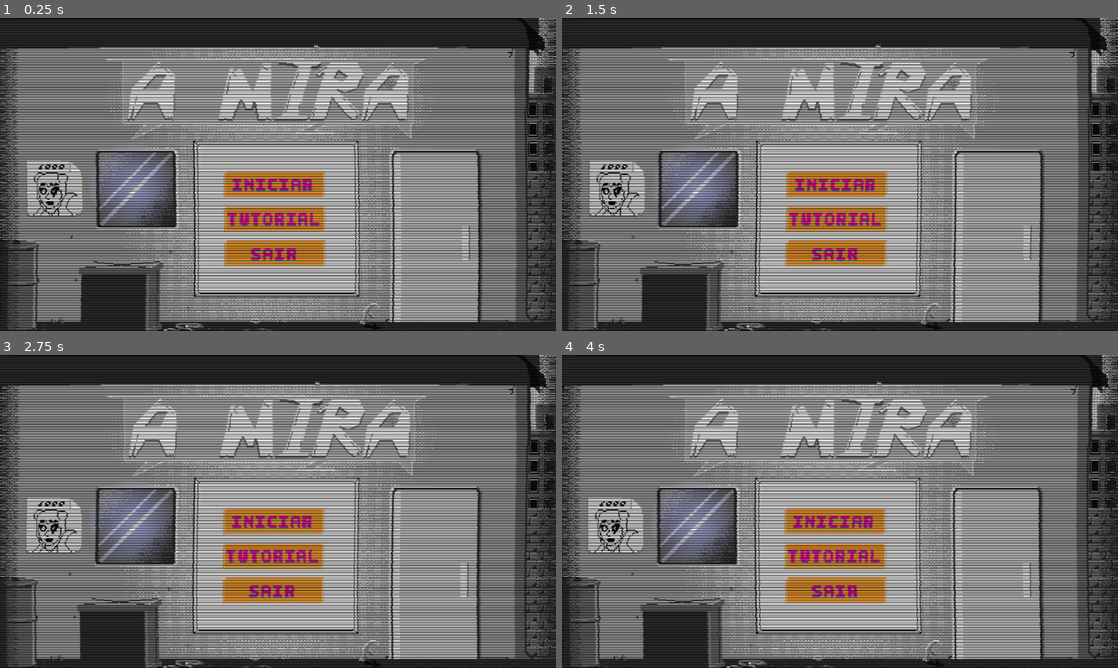
Above: before the commit, frames 1-4 (two rows, left to right).
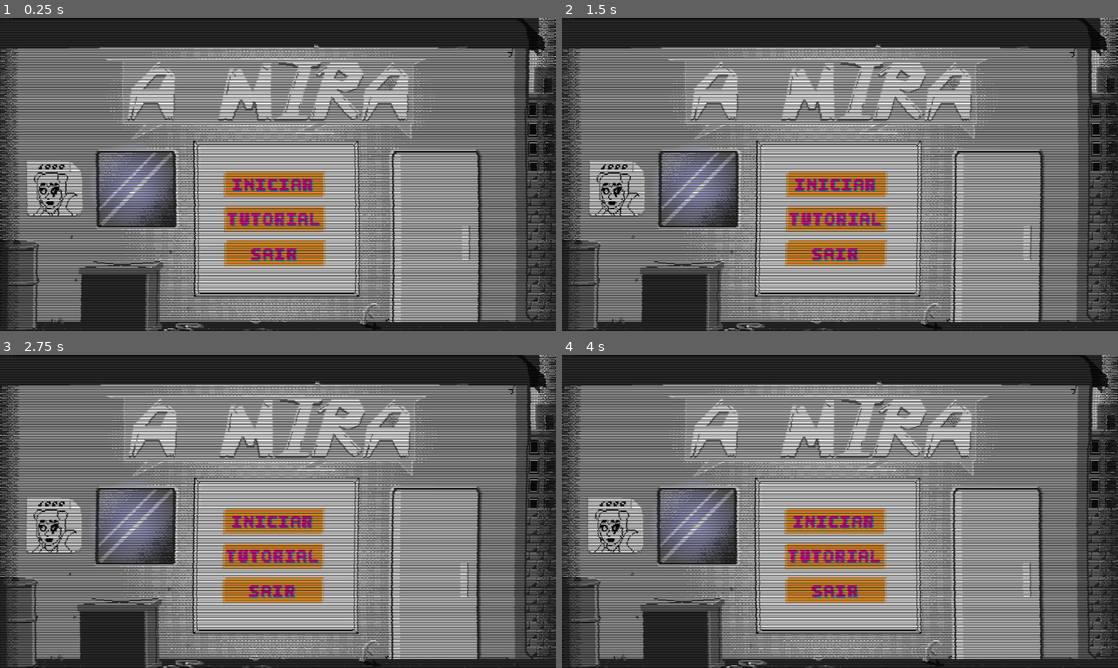
Above: after the commit, the same moments.

Repository: JwhnLwnnwn/Stand-de-tiro-Cyberpunk
Game: Godot game, scene res://scenes/menu.tscn
Same seed, same stepped clock (60 frames per second), same inputs: the game is played once before the commit and once after it.
Inputs (mouse positions are in pixels of both pictures, inside the frame that each line leads up to):
- Up to frame 1 (0.25 s): no input
- Up to frame 2 (1.5 s): click "INICIAR" at 0.5 s; click "INICIAR" at 1.25 s
- Up to frame 3 (2.75 s): move the mouse to (400, 495) at 2.02 s; hold D (move_right) from 2.03 s (still down); click (400, 495) at 2.1 s
- Up to frame 4 (4 s): move the mouse to (728, 527) at 2.77 s; release D (move_right) at 2.78 s; hold S (move_down) 2.78-3.53 s; click (728, 527) at 2.85 s; move the mouse to (895, 442) at 3.52 s; hold D (move_right) from 3.53 s (still down); click (895, 442) at 3.6 s

The runs differ from the first frame. In frame 1, 0.3% of the frame differs, in the area x 40-58%, y 51-78%; in frame 2, 0.3%; in frame 3, 0.3%; in frame 4, 0.3%.

Commit message:
devlog v0.1: putting files in the proper organization

Diff:
--- a/StandCypherpunkDemo/UI/theme/theme_manager.gd
+++ /dev/null
@@ -1,38 +0,0 @@
-extends Node
-
-const FONT_PATH := "res://UI/fontes/Pixeteam.ttf"
-
-func _ready():
-	var theme := Theme.new()
-
-	# =========================
-	# 🔤 FONTE
-	# =========================
-	if ResourceLoader.exists(FONT_PATH):
-		var font = load(FONT_PATH)
-		theme.set_font("font", "Button", font)
-		theme.set_font_size("font_size", "Button", 16)
-
-	# =========================
-	# 🌈 CORES DO TEXTO
-	# =========================
-	theme.set_color("font_color", "Button", Color("EB118A"))
-	theme.set_color("font_hover_color", "Button", Color(0.8, 0.1, 0.5))
-	theme.set_color("font_pressed_color", "Button", Color(0.602, 0.043, 0.369, 1.0))
-
-	# =========================
-	# 🌫️ DROP SHADOW (FIGMA STYLE)
-	# =========================
-	var shadow_color := Color(0.012, 0.718, 0.729, 1.0)
-
-	# Aplica tanto em Button quanto Label (garante funcionamento)
-	for type in ["Button", "Label"]:
-		theme.set_color("font_shadow_color", type, shadow_color)
-		theme.set_constant("shadow_offset_x", type, 0)
-		theme.set_constant("shadow_offset_y", type, 6)
-		theme.set_constant("font_shadow_outline_size", type, 2)
-
-	# =========================
-	# 🎯 APLICAR GLOBALMENTE
-	# =========================
-	get_tree().root.theme = theme
--- a/StandCypherpunkDemo/area_2d.tscn
+++ /dev/null
@@ -1,6 +0,0 @@
-[gd_scene load_steps=2 format=3 uid="uid://kywgyhooc3ub"]
-
-[ext_resource type="Script" path="res://bullet.gd" id="1_tso7f"]
-
-[node name="Area2D" type="Area2D"]
-script = ExtResource("1_tso7f")
--- a/StandCypherpunkDemo/bullet.tscn
+++ /dev/null
@@ -1,23 +0,0 @@
-[gd_scene load_steps=4 format=3 uid="uid://cowwgs4eaowar"]
-
-[ext_resource type="Script" path="res://objects/bullet.gd" id="1_pkre0"]
-[ext_resource type="Texture2D" uid="uid://cbqnf1ayp6rml" path="res://assets/weapons/bullet.png" id="2_l32nc"]
-
-[sub_resource type="RectangleShape2D" id="RectangleShape2D_l3m35"]
-size = Vector2(1, 1)
-
-[node name="Bullet" type="Area2D"]
-script = ExtResource("1_pkre0")
-
-[node name="SpriteBullet" type="Sprite2D" parent="."]
-scale = Vector2(0.0625, 0.0625)
-texture = ExtResource("2_l32nc")
-
-[node name="CollisionShape2D" type="CollisionShape2D" parent="."]
-shape = SubResource("RectangleShape2D_l3m35")
-
-[node name="Screen Notifier" type="VisibleOnScreenNotifier2D" parent="."]
-position = Vector2(2.98023e-08, 2.98023e-08)
-scale = Vector2(0.05, 0.05)
-
-[connection signal="screen_exited" from="Screen Notifier" to="." method="_on_screen_notifier_screen_exited"]
--- a/StandCypherpunkDemo/effects/shaders/vhs_wiggle_credits.gdshader
+++ b/StandCypherpunkDemo/effects/shaders/vhs_wiggle_credits.gdshader
@@ -10,12 +10,12 @@
 uniform float gamma      = 1.0;
 
 // --- SCANLINE ---
-uniform float scanline_strength = 0.25;
+uniform float scanline_strength = 0.15;
 uniform float scanline_density  = 1.0;
 uniform float scanline_speed    = 0.5;
 
 // --- MOVIMENTO ---
-uniform float jitter_px = 0.2;
+uniform float jitter_px = 0.1;
 uniform float wobble_px = 0.2;
 
 // --- GLOW ---
--- /dev/null
+++ b/StandCypherpunkDemo/objects/bullet.tscn
@@ -0,0 +1,23 @@
+[gd_scene format=3 uid="uid://cowwgs4eaowar"]
+
+[ext_resource type="Script" uid="uid://bond4gh7xlqk1" path="res://objects/bullet.gd" id="1_3ndsa"]
+[ext_resource type="Texture2D" uid="uid://cbqnf1ayp6rml" path="res://assets/weapons/bullet.png" id="2_xbcx7"]
+
+[sub_resource type="RectangleShape2D" id="RectangleShape2D_l3m35"]
+size = Vector2(1, 1)
+
+[node name="Bullet" type="Area2D" unique_id=732342054]
+script = ExtResource("1_3ndsa")
+
+[node name="SpriteBullet" type="Sprite2D" parent="." unique_id=1239129528]
+scale = Vector2(0.0625, 0.0625)
+texture = ExtResource("2_xbcx7")
+
+[node name="CollisionShape2D" type="CollisionShape2D" parent="." unique_id=546588598]
+shape = SubResource("RectangleShape2D_l3m35")
+
+[node name="Screen Notifier" type="VisibleOnScreenNotifier2D" parent="." unique_id=2144914725]
+position = Vector2(2.98023e-08, 2.98023e-08)
+scale = Vector2(0.05, 0.05)
+
+[connection signal="screen_exited" from="Screen Notifier" to="." method="_on_screen_notifier_screen_exited"]
--- a/StandCypherpunkDemo/objects/player.tscn
+++ b/StandCypherpunkDemo/objects/player.tscn
@@ -1,7 +1,7 @@
-[gd_scene load_steps=5 format=3 uid="uid://cblxbxd4egvuk"]
+[gd_scene format=3 uid="uid://cblxbxd4egvuk"]
 
-[ext_resource type="Script" path="res://objects/player.gd" id="1_vlhpq"]
-[ext_resource type="PackedScene" uid="uid://cowwgs4eaowar" path="res://bullet.tscn" id="2_eywii"]
+[ext_resource type="Script" uid="uid://dejea3ritr5o5" path="res://objects/player.gd" id="1_vlhpq"]
+[ext_resource type="PackedScene" uid="uid://cowwgs4eaowar" path="res://objects/bullet.tscn" id="2_eywii"]
 [ext_resource type="Texture2D" uid="uid://bvnbppvhxug57" path="res://assets/test-images/personagem-jogador.png" id="3_uybkd"]
 
 [sub_resource type="RectangleShape2D" id="RectangleShape2D_1v3es"]
--- a/StandCypherpunkDemo/scenes/test-scene.tscn
+++ b/StandCypherpunkDemo/scenes/test-scene.tscn
@@ -4,8 +4,8 @@
 [ext_resource type="Texture2D" uid="uid://hl40hn3r8fre" path="res://assets/test-images/rubber.png" id="1_7761c"]
 [ext_resource type="Texture2D" uid="uid://b2lby54uaukwe" path="res://assets/test-images/tile-white.png" id="2_7djw4"]
 [ext_resource type="PackedScene" uid="uid://cblxbxd4egvuk" path="res://objects/player.tscn" id="3_13vgm"]
-[ext_resource type="PackedScene" uid="uid://cbwxpidssavgw" path="res://enemy_ia.tscn" id="4_vtmwr"]
-[ext_resource type="Shader" uid="uid://dsu6dcxt0qmpo" path="res://objects/shaders/shader_vhs.gdshader" id="7_dsaxa"]
+[ext_resource type="PackedScene" uid="uid://cbwxpidssavgw" path="res://objects/enemies/enemy_ia.tscn" id="4_vtmwr"]
+[ext_resource type="Shader" uid="uid://dsu6dcxt0qmpo" path="res://effects/shaders/shader_vhs.gdshader" id="7_dsaxa"]
 
 [sub_resource type="TileSetAtlasSource" id="TileSetAtlasSource_doahx"]
 texture = ExtResource("1_5m17q")
Binary file removed: StandCypherpunkDemo/UI/button/flat_button_godot.png
Not shown, removed: StandCypherpunkDemo/UI/button/flat_button_godot.png.import
Binary file removed: StandCypherpunkDemo/UI/fontes/Pixeteam.otf
Not shown, removed: StandCypherpunkDemo/UI/fontes/Pixeteam.otf.import
Not shown, removed: StandCypherpunkDemo/UI/theme/theme_manager.gd.uid
Renamed: StandCypherpunkDemo/objects/shaders/shader_vhs.gdshader -> StandCypherpunkDemo/effects/shaders/shader_vhs.gdshader
Renamed: StandCypherpunkDemo/objects/shaders/shader_vhs.gdshader.uid -> StandCypherpunkDemo/effects/shaders/shader_vhs.gdshader.uid
Renamed: StandCypherpunkDemo/enemy_ia.tscn -> StandCypherpunkDemo/objects/enemies/enemy_ia.tscn
